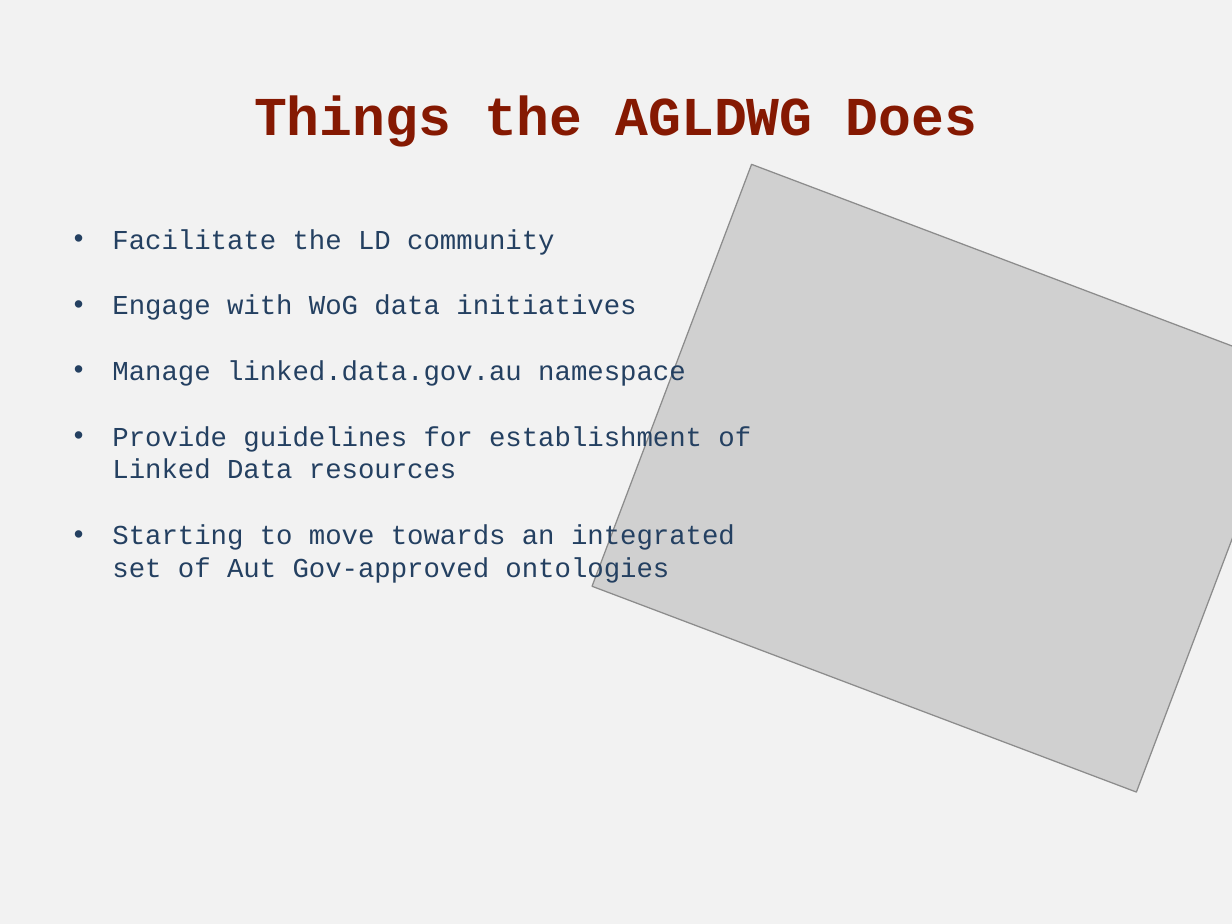
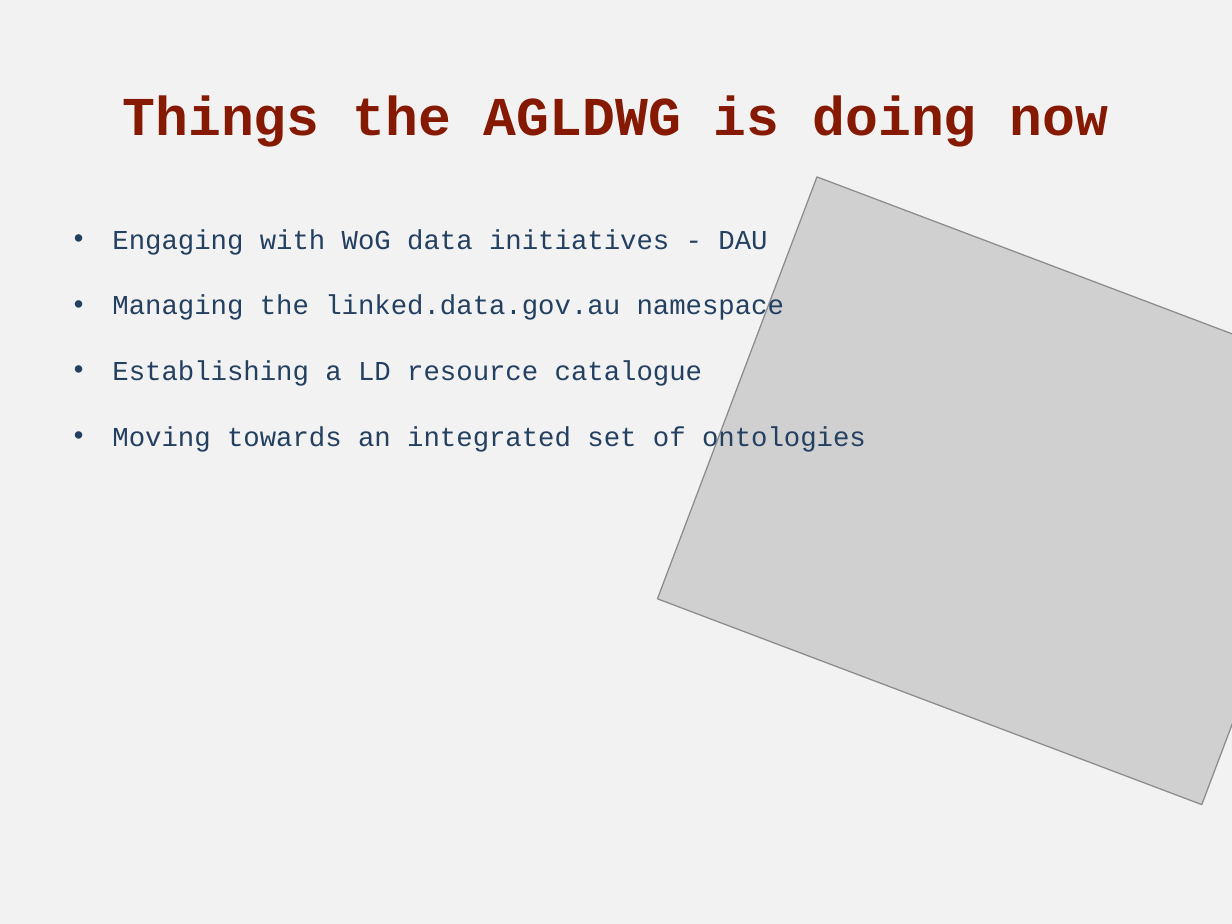
Before and after one commit to AGLDWG/website, a slide deck: slide 12 of prez/2018-07-20 - Open Data Community Meet-up - Nicholas Car.pptx. Drawn at 1232x924 pixels with LibreOffice and Linux fonts; fonts in the diff are those of the drawing; grey boxes stand for pictures. Boxes give left, top, right and bottom in pixels: in the first picture for what was removed or moved away, otherwise in the second. Text is boxed around its words. In the diff, an @@ line names an element or a change of style, - is before the commit and + after.

```diff
--- a/prez/2018-07-20 - Open Data Community Meet-up - Nicholas Car.pptx
+++ b/prez/2018-07-20 - Open Data Community Meet-up - Nicholas Car.pptx
@@ title at (122, 96, 1109, 147): text changed @@
-Things the AGLDWG Does
+Things the AGLDWG is doing now
@@ picture: place and size @@
-picture at (592, 164, 1232, 792)
+picture at (657, 177, 1232, 804)
@@ text at (112, 229, 866, 453): text changed @@
-• Facilitate the LD community
-• Engage with WoG data initiatives
-• Manage linked.data.gov.au namespace
-• Provide guidelines for establishment of
-  Linked Data resources
-• Starting to move towards an integrated
-  set of Aut Gov-approved ontologies
+• Engaging with WoG data initiatives - DAU
+• Managing the linked.data.gov.au namespace
+• Establishing a LD resource catalogue
+• Moving towards an integrated set of ontologies
```
Also in this commit, not shown: 5 other slides changed, 14 slides added, 1 slide removed.
